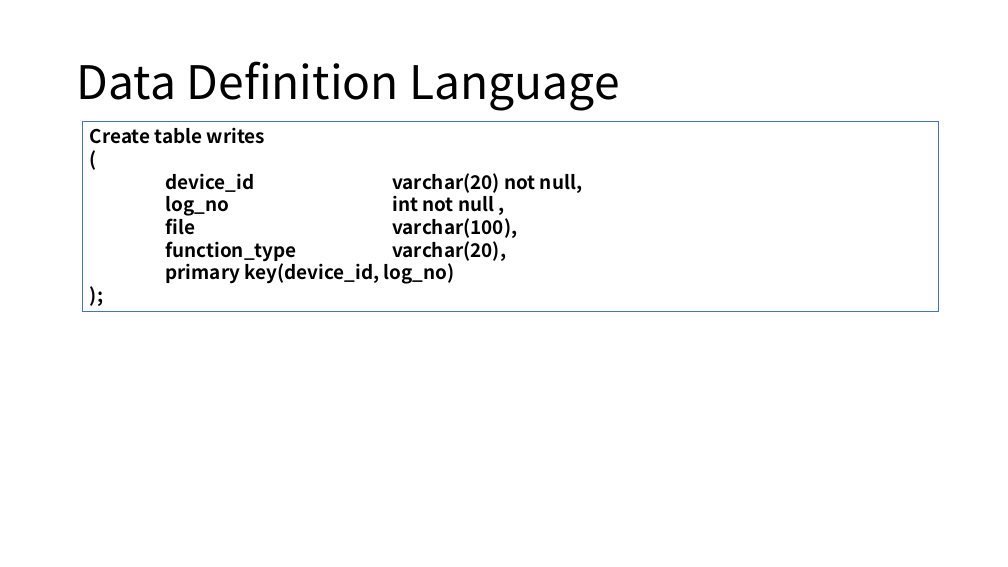
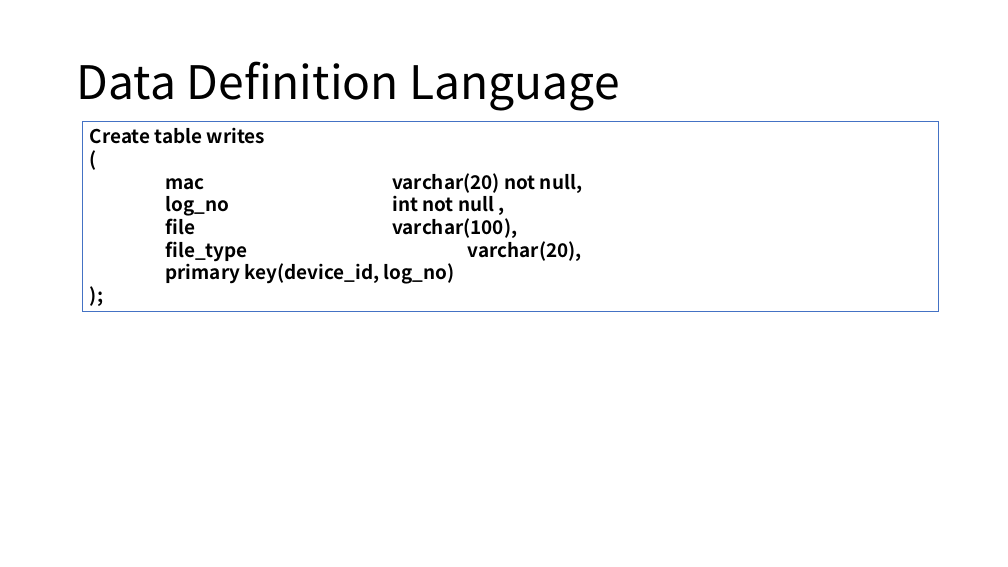
Before and after one commit to sjy286/raspberry_server, a slide deck: slide 11 of Rasp_data.pptx (slide 10 before the commit). Drawn at 1008x567 pixels with LibreOffice and Linux fonts; fonts in the diff are those of the drawing. Boxes give left, top, right and bottom in pixels: in the first picture for what was removed or moved away, otherwise in the second. Text is boxed around its words. In the diff, an @@ line names an element or a change of style, - is before the commit and + after.

```diff
--- a/Rasp_data.pptx
+++ b/Rasp_data.pptx
@@ text in rectangle at (166, 173, 582, 193): text changed @@
-device_id varchar(20) not null,
+mac varchar(20) not null,
@@ text in rectangle at (166, 237, 582, 262): text changed @@
-function_type varchar(20),
+file_type varchar(20),
```
Also in this commit, not shown: 9 other slides changed, 1 slide added.
